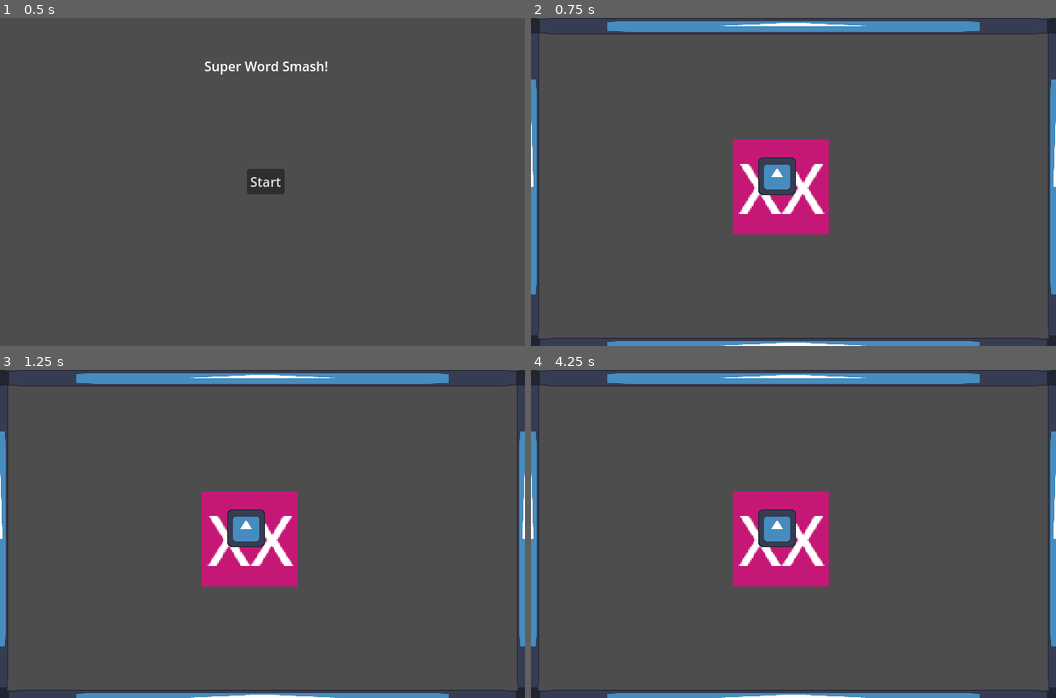
Above: before the commit, frames 1-4 (two rows, left to right).
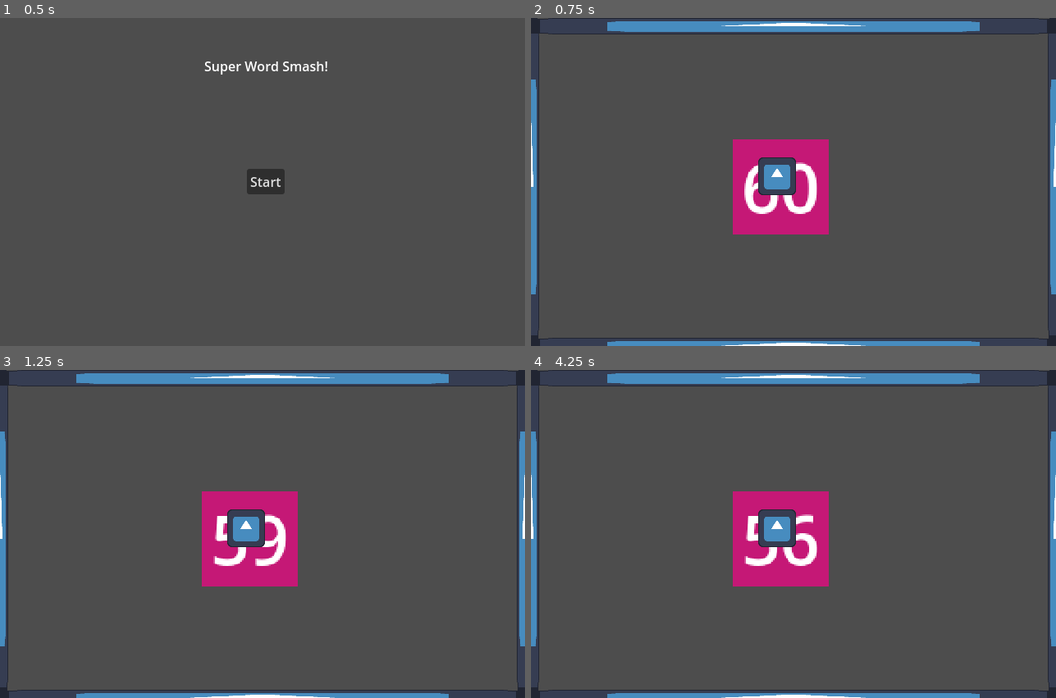
Above: after the commit, the same moments.

Repository: ozbonus/super_word_smash
Game: Godot game, scene res://GameManager.tscn
The game is run twice, just before and just after one commit, with the same random seed, the same clock (stepped at 60 frames per second) and the same inputs. The engine's default icon, where the game draws it, is replaced by a stand-in: a white triangle on a blue panel in a dark square.
Inputs:
- Up to frame 1 (0.5 s): no input
- Up to frame 2 (0.75 s): click "Start" at 0.5 s
- Up to frame 3 (1.25 s): no input
- Up to frame 4 (4.25 s): tap Enter at 2, 3.5 s; tap Space at 2.75 s

Frame 1 is identical in both runs. In frame 2, 1.1% of the frame differs, in the area x 39-56%, y 44-60%; in frame 3, 1.0%; in frame 4, 1.0%.

Commit message:
Countdown as a proportion of time left.

Diff:
--- a/components/on_screen_timer.gd
+++ b/components/on_screen_timer.gd
@@ -3,15 +3,17 @@
 
 ## This is the number that will appear on the on screen time at the beginning of
 ## the game and then count down to zero.
-@export_range(60, 200, 1, "suffix:seconds") var label_start
+@export_range(60, 200, 1, "suffix:unit", "slider") var label_start: int = 60
 
 @onready var label: Label = $Label
 
 
 # Called when the node enters the scene tree for the first time.
 func _ready():
+	label.text = "%s" % label_start
 	TimerService.time_left.connect(_on_timer_service_time_left)
 
 
-func _on_timer_service_time_left(seconds: float) -> void:
-	label.text = "%d" % ceil(seconds)
+func _on_timer_service_time_left(_seconds: float, proportion: float) -> void:
+	var text: int = roundi(proportion * label_start)
+	label.text = "%s" % text
